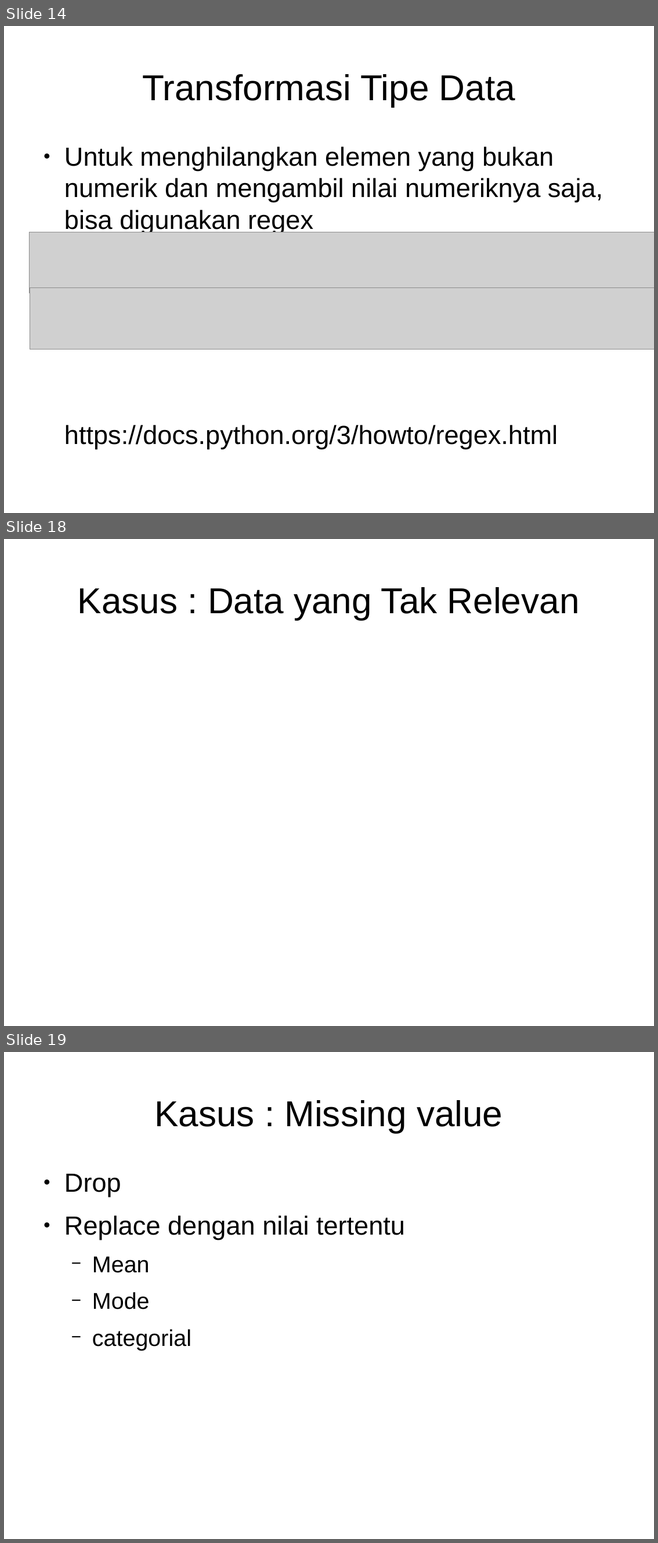
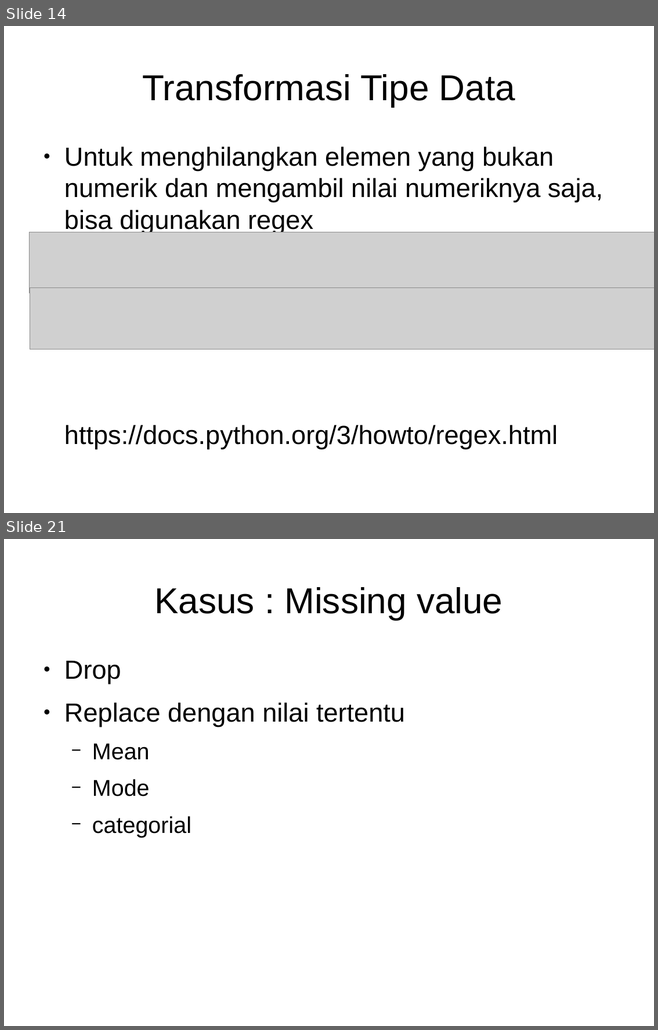
Before and after one commit to Arasy/SlidePythonDataScience, a slide deck: Ch4-Cleaning.odp. Shown one above the other, each under a label of ours: slides 14, 18 and 19 before the commit, slides 14 and 21 after it; the slides between them are not shown. The pictures are 658x1543 and 658x1030 pixels, drawn with LibreOffice and Linux fonts; fonts in the diff are those of the drawing; grey boxes stand for pictures. Boxes give left, top, right and bottom in pixels: in the first picture for what was removed or moved away, otherwise in the second. Text is boxed around its words. In the diff, an @@ line names an element or a change of style, - is before the commit and + after.

```diff
--- a/Ch4-Cleaning.odp
+++ b/Ch4-Cleaning.odp
@@ slide 18 removed at (4, 539, 654, 1026), background #FFFFFF @@
@@ title removed at (78, 587, 579, 620) @@
-Kasus : Data yang Tak Relevan
@@ what was slide 19 is now slide 21 @@
```
Also in this commit, not shown: 3 slides changed, 3 slides added, 1 other file.
